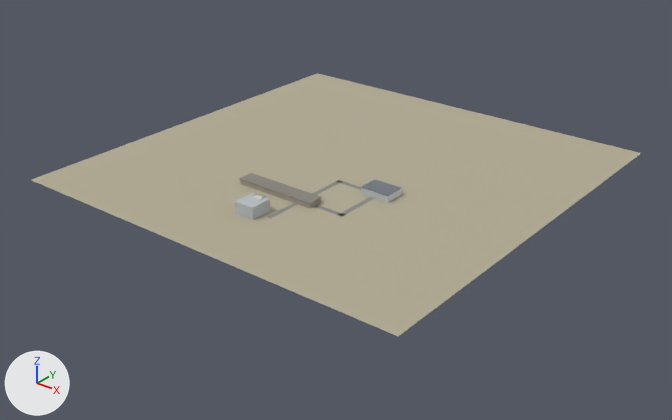
What one commit did to the glTF model public/assets/eggs/terrace_eggs.glb.
The view is the same before and after, from a 50 mm lens placed at (608.0, -629.0, 408.0), pointed at (5.0, 125.0, -59.0). Every picture has the same lights, and +X, +Y and +Z are marked at lower left. The picture after the commit comes second. Where no turn or scale is listed for an object, it has been applied to the vertices. Vertices at exactly the same position are counted once.

The older version as bpy lines, for what is in view:
```python
ob_building_eggs_farm = bpy.data.objects.new('BUILDING_EGGS_FARM', me_me_building_eggs_farm)
ob_building_eggs_farm.location = (-10.0, 47.0, -11.0)
ob_ground_eggs = bpy.data.objects.new('GROUND_EGGS', me_me_ground_eggs)
ob_ground_eggs.location = (0.0, 150.0, -14.1)
ob_packing_eggs_roof = bpy.data.objects.new('PACKING_EGGS_ROOF', me_me_packing_eggs_roof)
ob_packing_eggs_roof.location = (77.5, 112.5, -5.8)
ob_road_eggs = bpy.data.objects.new('ROAD_EGGS', me_me_road_eggs)
ob_road_eggs.location = (0.0, 0.0, 0.0)
ob_roof_eggs = bpy.data.objects.new('ROOF_EGGS', me_me_roof_eggs)
ob_roof_eggs.location = (-10.0, 47.0, -7.7)
ob_terrace_plinth = bpy.data.objects.new('TERRACE_PLINTH', me_me_terrace_plinth)
ob_terrace_plinth.location = (0.0, -5.9, -7.1)
```
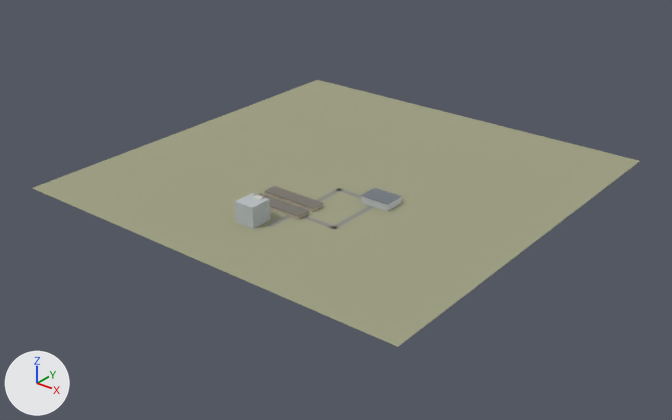
Where the newer file only moved an object's origin or applied its transform, the numbers keep the older frame.

Boxes [x1, y1, x2, y2] around the edits, measured in the pictures (672 x 420 px; the box of a moved part takes in the faces that stretch with it):
```json
{"object": "GROUND_EGGS", "change": "recoloured, moved", "before": [32, 73, 641, 336], "after": [32, 80, 640, 347]}
{"object": "ROOF_EGGS", "change": "recoloured", "before": [239, 173, 322, 217], "after": [239, 173, 322, 217]}
{"object": "PACKING_EGGS_ROOF", "change": "moved", "before": [361, 179, 401, 196], "after": [361, 188, 402, 205]}
{"object": "BUILDING_EGGS_FARM_2_ROOF", "change": "now drawn", "after": [265, 186, 324, 209]}
{"object": "BUILDING_EGGS_FARM_2", "change": "added", "after": [265, 192, 323, 212], "faces in mat_m_farm_wall (grey #b9af9d)": [265, 192, 323, 212]}
{"part": 1, "of": "me_me_building_eggs_farm", "change": "cut back", "before": [240, 180, 321, 208], "after": [270, 206, 309, 220]}
{"part": 2, "of": "me_me_road_eggs", "change": "moved or reshaped", "before": [336, 180, 361, 190], "after": [338, 190, 361, 198], "on screen": "mostly hidden"}
{"part": 3, "of": "me_me_road_eggs", "change": "moved or reshaped", "before": [314, 205, 344, 216], "after": [303, 216, 338, 229]}
{"part": 4, "of": "me_me_road_eggs", "change": "moved or reshaped", "before": [267, 181, 343, 219], "after": [267, 188, 343, 227]}
{"part": 5, "of": "me_me_road_eggs", "change": "moved or reshaped", "before": [339, 197, 375, 215], "after": [334, 206, 373, 228]}
```

Edits to the scene script, one JSON object a line:
```json
{"op": "set", "path": "mat_m_ground_fields.base_color", "old": "(0.451, 0.413, 0.301)", "new": "(0.347, 0.352, 0.227)", "note": "beige #b3ac95 -> beige #9fa083"}
{"op": "set", "path": "mat_m_farm_roof.base_color", "old": "(0.27, 0.254, 0.223)", "new": "(0.212, 0.195, 0.168)", "note": "grey #8e8a82 -> grey #7f7a72"}
{"op": "add", "block": "mat_m_farm_floor", "code": ["mat_m_farm_floor = principled_material('M_FARM_FLOOR')", "mat_m_farm_floor.base_color = (0.262, 0.235, 0.195)  # grey #8c857a", "mat_m_farm_floor.roughness = 0.95"]}
{"block": "me_me_building_eggs_farm", "where": "# used by ob_building_eggs_farm; location = (-10.0, 47.0, -11.0)"}
{"op": "remove", "block": "me_me_building_eggs_farm", "code": "me_me_building_eggs_farm.from_pydata(...)  # 8 vertices, 12 faces; spans x -50.0..50.0, y -9.0..9.0, z -3.0..3.0"}
{"op": "add", "block": "me_me_building_eggs_farm", "code": "me_me_building_eggs_farm.from_pydata(...)  # 28 vertices, 60 faces; spans x -35.0..35.0, y 26.0..42.0, z -24.0..-20.0"}
{"block": "me_me_building_eggs_farm", "change": "me_me_building_eggs_farm part 1: the whole mesh is rebuilt"}
{"op": "add", "block": "me_me_building_eggs_farm", "code": "me_me_building_eggs_farm.materials.append(mat_m_farm_floor)  # grey #8c857a"}
{"block": "me_me_road_eggs", "where": "# used by ob_road_eggs; location = (0.0, 0.0, 0.0)"}
{"op": "remove", "block": "me_me_road_eggs", "code": "me_me_road_eggs.from_pydata(...)  # 28 vertices, 48 faces; spans x 18.0..78.0, y -5.0..114.0, z -14.0..-13.9"}
{"op": "add", "block": "me_me_road_eggs", "code": "me_me_road_eggs.from_pydata(...)  # 28 vertices, 48 faces; spans x 18.0..78.0, y -5.0..114.0, z -24.0"}
{"block": "me_me_road_eggs", "change": "me_me_road_eggs part 2: all 4 vertices in x 72.0, y 108.0..114.0, z -14.0..-13.9 are moved by (-12.0, 0.0, -10.0)"}
{"block": "me_me_road_eggs", "change": "me_me_road_eggs part 3: all 4 vertices in x 40.0, y 44.0..50.0, z -14.0..-13.9 are moved by (-5.0, -12.0, -10.0)"}
{"block": "me_me_road_eggs", "change": "me_me_road_eggs part 4: all 4 vertices in x 18.0..24.0, y -5.0, z -14.0..-13.9 are moved by (0.0, 0.0, -10.0)"}
{"block": "me_me_road_eggs", "change": "me_me_road_eggs part 5: all 4 vertices in x 72.0..78.0, y 100.0, z -14.0..-13.9 are moved by (0.0, 0.0, -10.0)"}
{"block": "me_me_road_eggs", "change": "other edits to the shape of me_me_road_eggs do not show in these pictures"}
{"op": "add", "block": "me_me_building_eggs_farm_2", "code": ["me_me_building_eggs_farm_2 = bpy.data.meshes.new('ME_BUILDING_EGGS_FARM_2')", "me_me_building_eggs_farm_2.from_pydata(...)  # 28 vertices, 60 faces; spans x -35.0..35.0, y 50.0..66.0, z -24.0..-20.0", "# faces by material slot: [48, 12]", "me_me_building_eggs_farm_2.materials.append(mat_m_farm_wall)  # grey #b9af9d", "me_me_building_eggs_farm_2.materials.append(mat_m_farm_floor)  # grey #8c857a"]}
{"op": "set", "path": "ob_ground_eggs.location", "old": "(0.0, 150.0, -14.1)", "new": "(0.0, 150.0, -24.1)"}
{"op": "set", "path": "ob_packing_eggs_roof.location", "old": "(77.5, 112.5, -5.8)", "new": "(77.5, 112.5, -15.8)"}
{"op": "add", "block": "ob_building_eggs_farm_2", "code": ["ob_building_eggs_farm_2 = bpy.data.objects.new('BUILDING_EGGS_FARM_2', me_me_building_eggs_farm_2)", "ob_building_eggs_farm_2.location = (0.0, 0.0, 0.0)"]}
```
